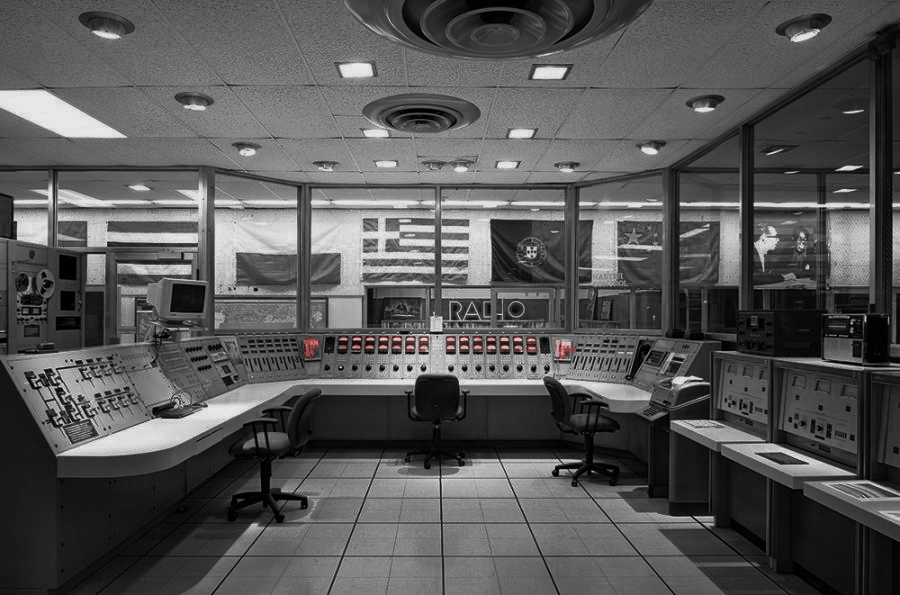
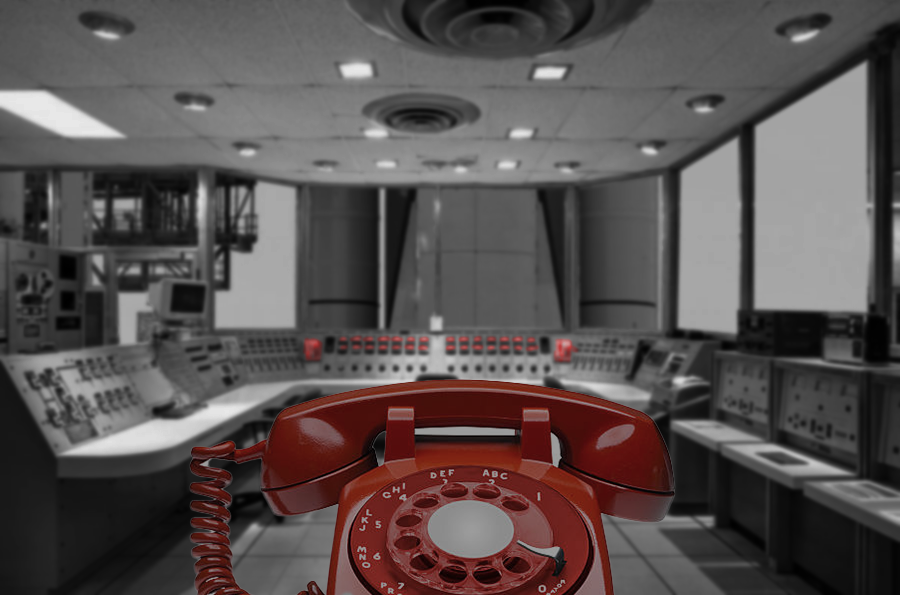
Two versions of the same layered image (900×595). Layer-by-layer changes:
added layer "red_phone" above "Hue/Saturation 2" over [189, 378, 676, 595]
added layer "Rockett copy" above "Rockett" over [0, 0, 900, 595]
painted on "Rockett" over [0, 0, 900, 595]